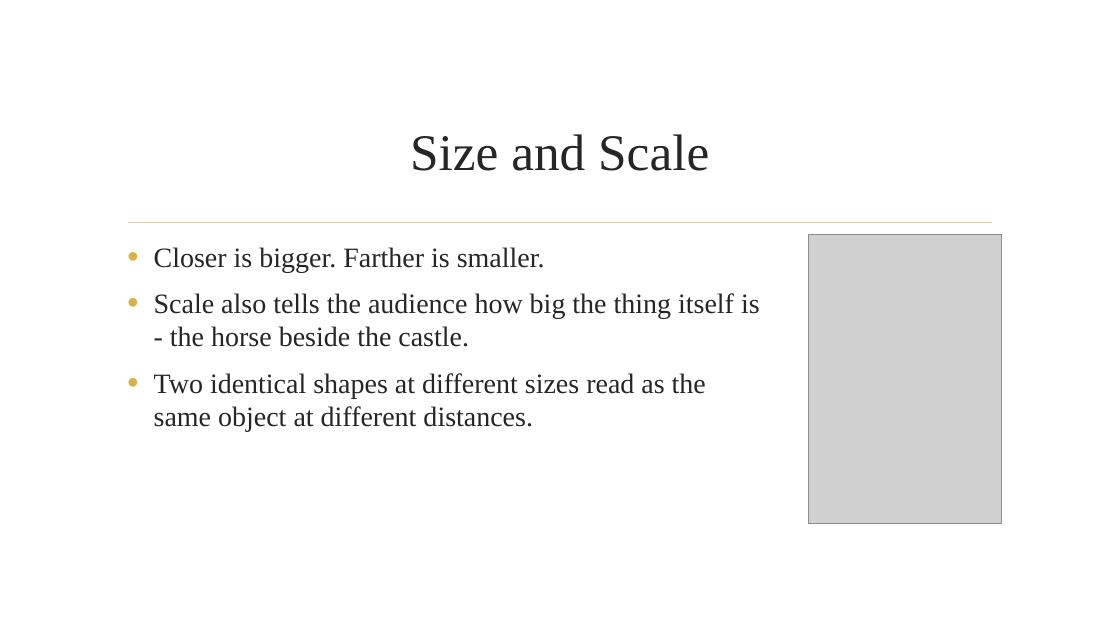
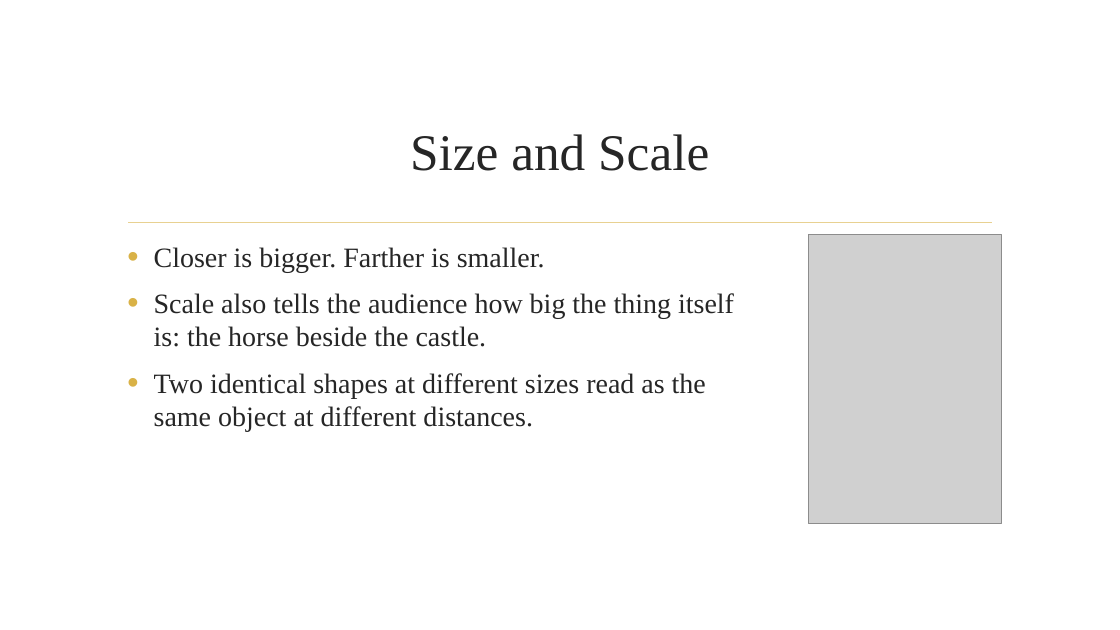
Before and after one commit to dcoes/Classes, a slide deck: slide 6 of Storyboarding/NewLectures/06_Perspective_REVISED.pptx. Drawn at 1120x630 pixels with LibreOffice and Linux fonts; fonts in the diff are those of the drawing; grey boxes stand for pictures; background and template pictures are left out. Boxes give left, top, right and bottom in pixels: in the first picture for what was removed or moved away, otherwise in the second. Text is boxed around its words. In the diff, an @@ line names an element or a change of style, - is before the commit and + after.

```diff
--- a/Storyboarding/NewLectures/06_Perspective_REVISED.pptx
+++ b/Storyboarding/NewLectures/06_Perspective_REVISED.pptx
@@ text at bbox=[154, 293, 734, 347]: text changed @@
-• Scale also tells the audience how big the thing itself is - the horse beside the castle.
+• Scale also tells the audience how big the thing itself is: the horse beside the castle.
```
Also in this commit, not shown: 15 other slides changed, 21 other files.
